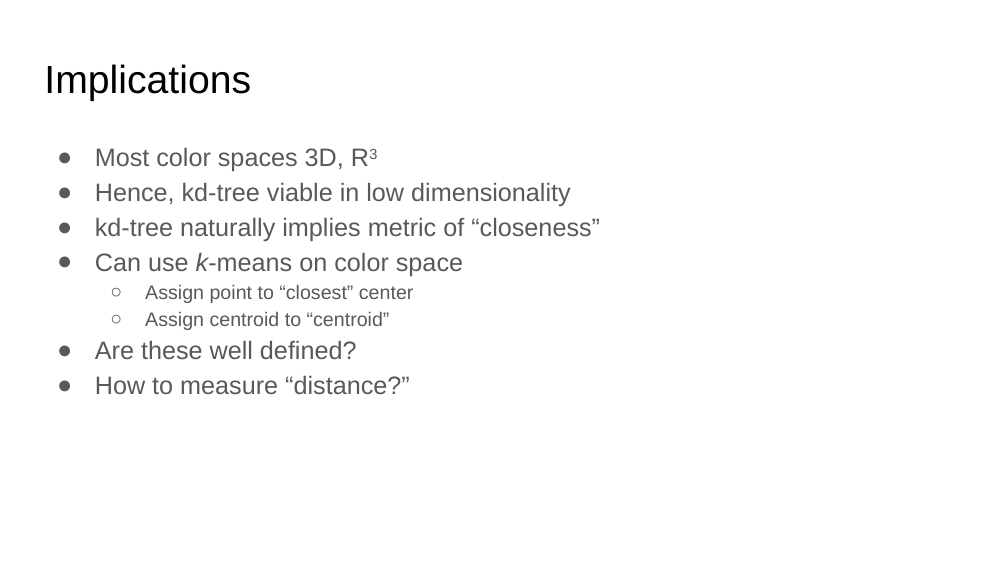
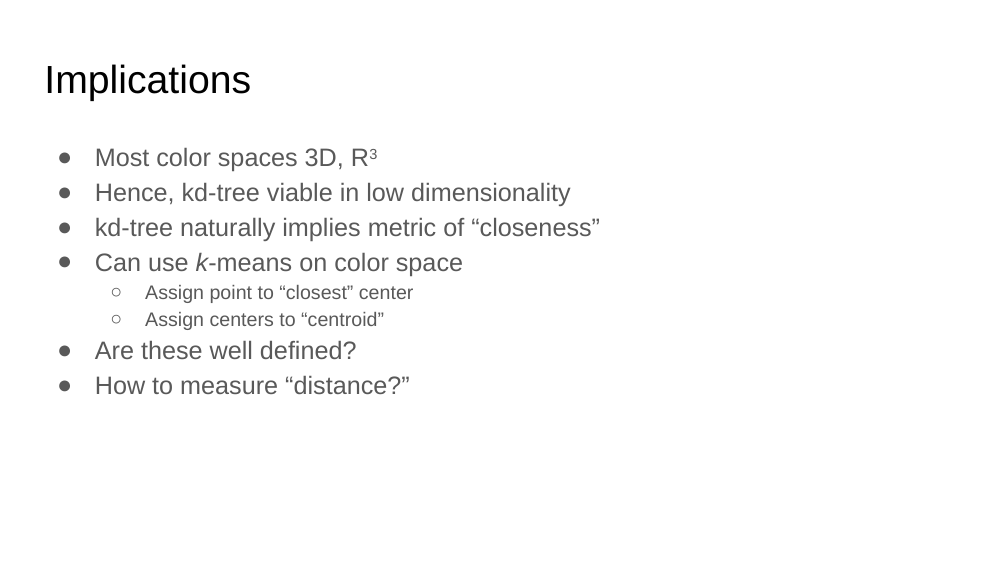
Before and after one commit to tjcomputervision/tjcomputervision.github.io, a slide deck: slide 7 of lectures/Color_difference.odp. Drawn at 1008x567 pixels with LibreOffice and Linux fonts; fonts in the diff are those of the drawing. Boxes give left, top, right and bottom in pixels: in the first picture for what was removed or moved away, otherwise in the second. Text is boxed around its words. In the diff, an @@ line names an element or a change of style, - is before the commit and + after.

```diff
--- a/lectures/Color_difference.odp
+++ b/lectures/Color_difference.odp
@@ text at (145,312,384,330): text changed @@
-  ○ Assign centroid to “centroid”
+  ○ Assign centers to “centroid”
```
Also in this commit, not shown: 2 other slides changed, 2 other files.
